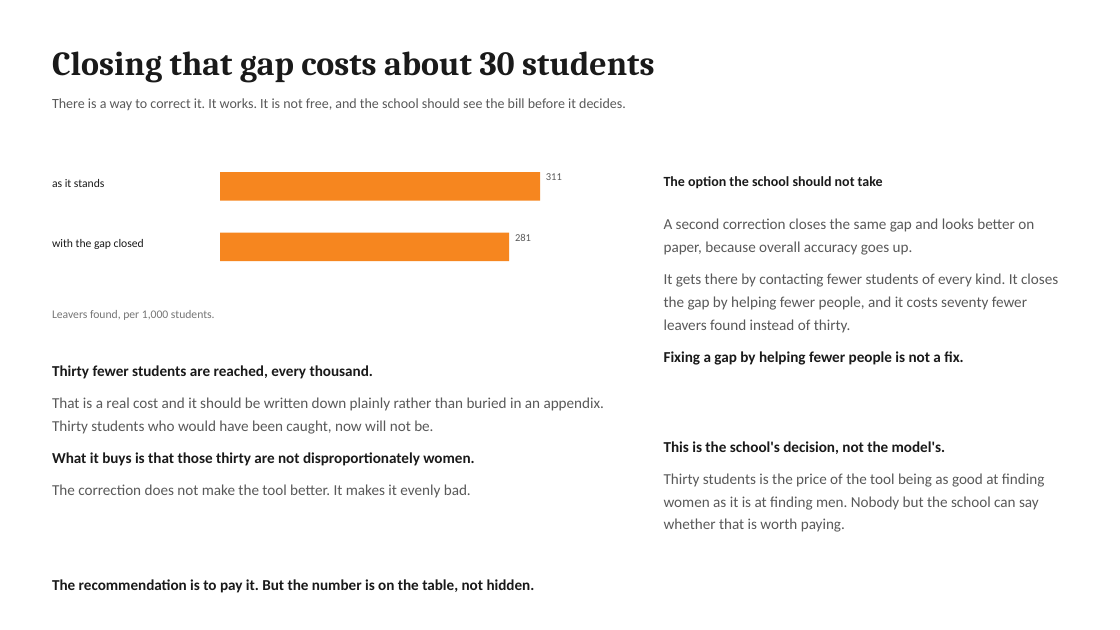
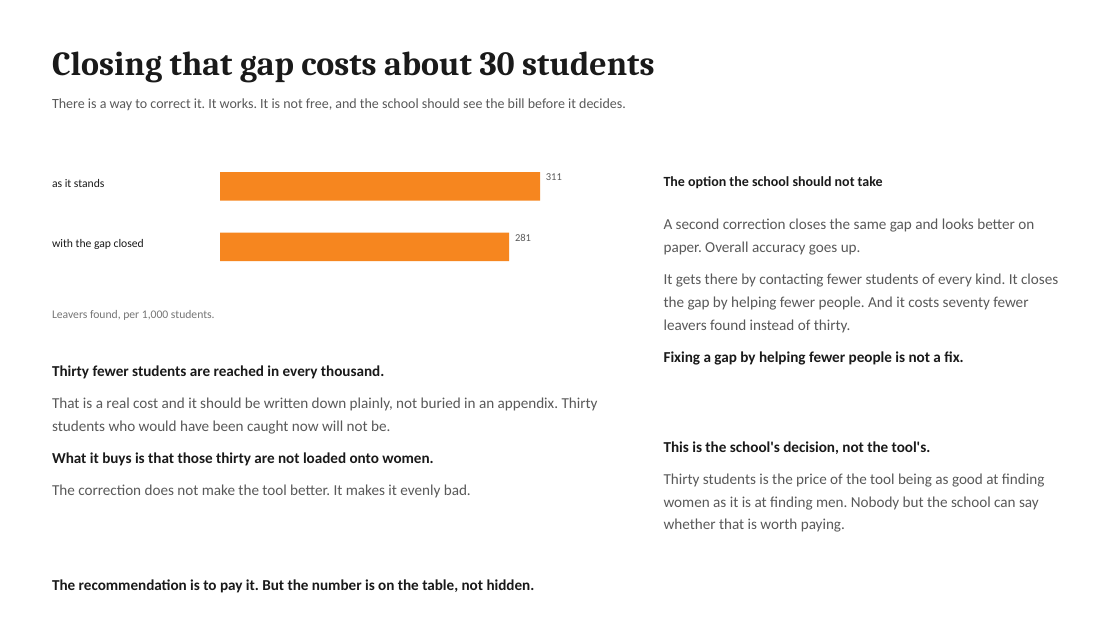
Before and after one commit to jeryldev/pgdaiml-capstone, a slide deck: slide 8 of presentations/business.pptx. Drawn at 1120x630 pixels with LibreOffice and Linux fonts; fonts in the diff are those of the drawing. Boxes give left, top, right and bottom in pixels: in the first picture for what was removed or moved away, otherwise in the second. Text is boxed around its words. In the diff, an @@ line names an element or a change of style, - is before the commit and + after.

```diff
--- a/presentations/business.pptx
+++ b/presentations/business.pptx
@@ text at [664, 218, 1058, 333]: text changed @@
-A second correction closes the same gap and looks better on paper, because overall accuracy goes up.
-It gets there by contacting fewer students of every kind. It closes the gap by helping fewer people, and it costs seventy fewer leavers found instead of thirty.
+A second correction closes the same gap and looks better on paper. Overall accuracy goes up.
+It gets there by contacting fewer students of every kind. It closes the gap by helping fewer people. And it costs seventy fewer leavers found instead of thirty.
@@ text at [52, 365, 598, 466]: text changed @@
-Thirty fewer students are reached, every thousand.
-That is a real cost and it should be written down plainly rather than buried in an appendix. Thirty students who would have been caught, now will not be.
-What it buys is that those thirty are not disproportionately women.
+Thirty fewer students are reached in every thousand.
+That is a real cost and it should be written down plainly, not buried in an appendix. Thirty students who would have been caught now will not be.
+What it buys is that those thirty are not loaded onto women.
@@ text at [664, 441, 931, 454]: text changed @@
-This is the school's decision, not the model's.
+This is the school's decision, not the tool's.
```
Also in this commit, not shown: 8 other slides changed, 11 other files.
